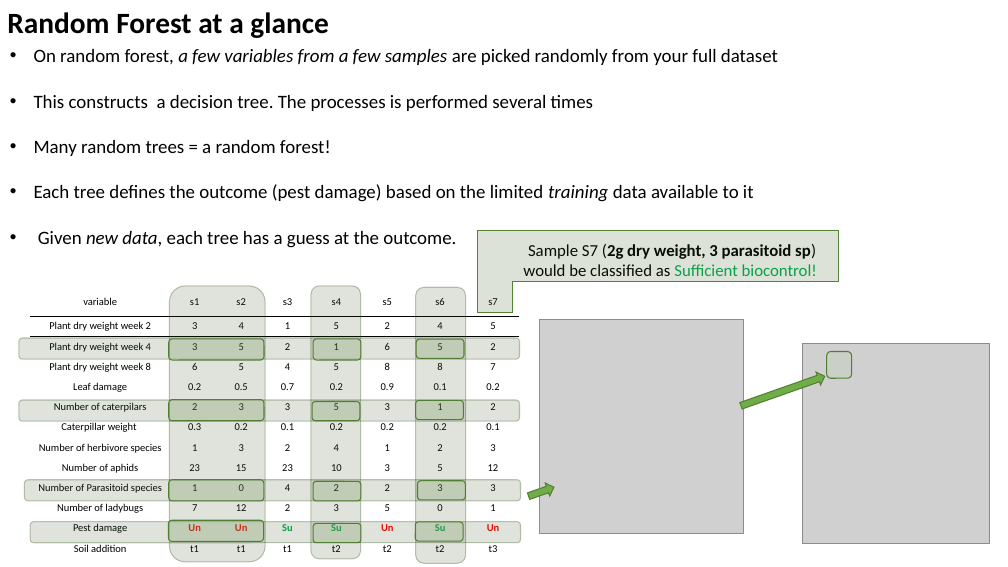
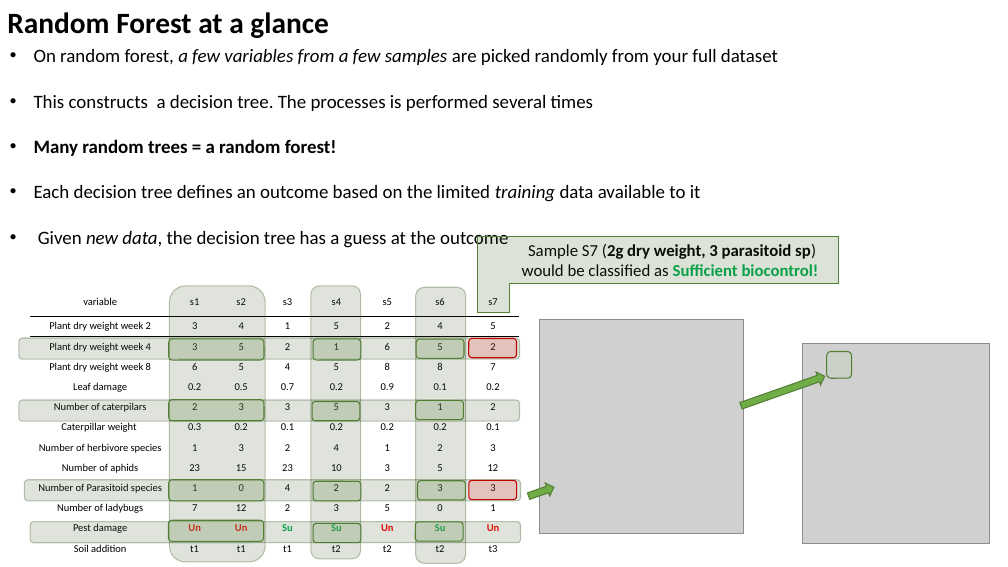
Before and after one commit to PedroBeschoren/RandomForestExample, a slide deck: slide 3 of Docs/RandomForestExample.pptx. Drawn at 1008x567 pixels with LibreOffice and Linux fonts; fonts in the diff are those of the drawing; grey boxes stand for pictures. Boxes give left, top, right and bottom in pixels: in the first picture for what was removed or moved away, otherwise in the second. Text is boxed around its words. In the diff, an @@ line names an element or a change of style, - is before the commit and + after.

```diff
--- a/Docs/RandomForestExample.pptx
+++ b/Docs/RandomForestExample.pptx
@@ text at (34,139,337,156): bold on in "Many random trees = a random forest!" @@
@@ text at (34,185,701,249): text changed @@
-• Each tree defines the outcome (pest damage) based on the limited training data available to it
-• Given new data, each tree has a guess at the outcome.
+• Each decision tree defines an outcome based on the limited training data available to it
+• Given new data, the decision tree has a guess at the outcome
@@ corner: place and size @@
-corner at (478,231,839,313)
+corner at (478,236,839,313)
@@ corner at (478,236,839,313): proportions changed @@
@@ text "Sample S7 (2g dry weight, ..." at (522,244,819,276): bold on in "Sufficient biocontrol!" @@
@@ rounded rectangle added at (469,339,516,358), fill #FF0000 at 14% opacity, outline #C00000 1 pt @@
@@ rounded rectangle added at (469,480,516,499), fill #FF0000 at 14% opacity, outline #C00000 1 pt @@
```
Also in this commit, not shown: 9 other slides changed.
